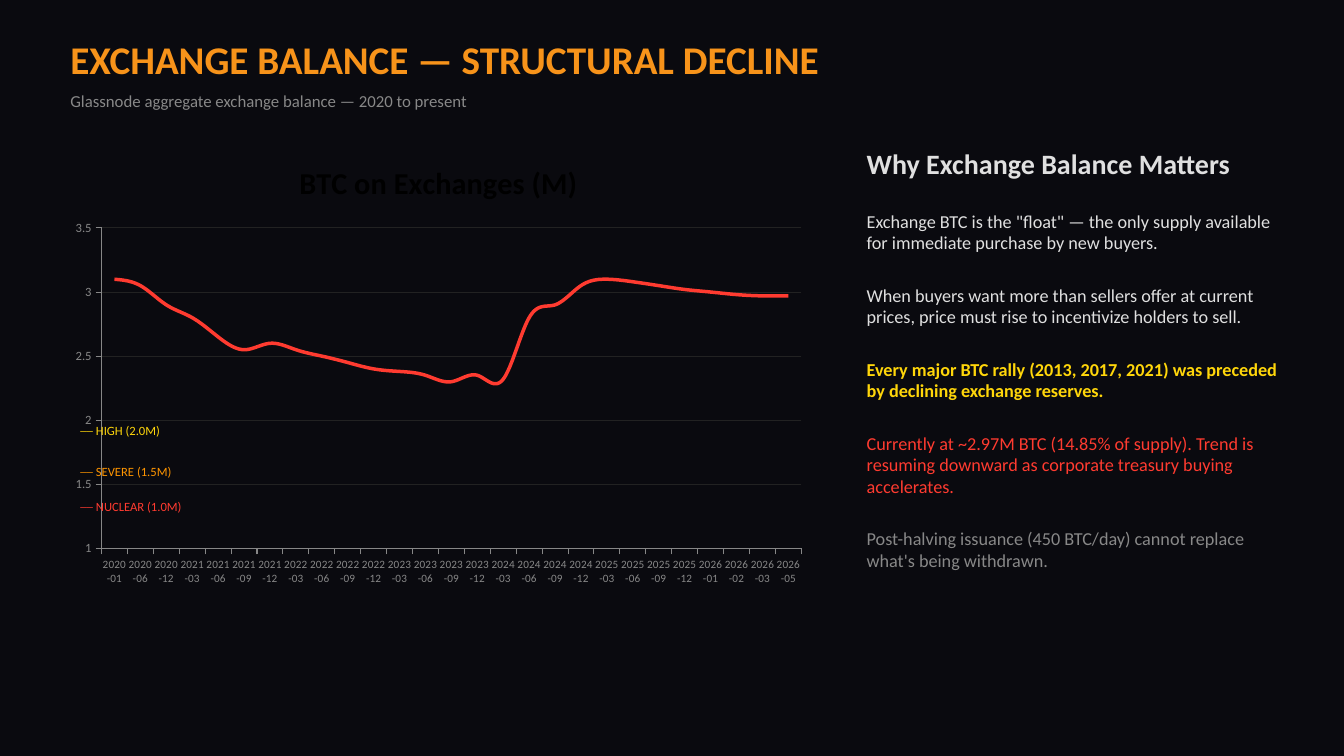
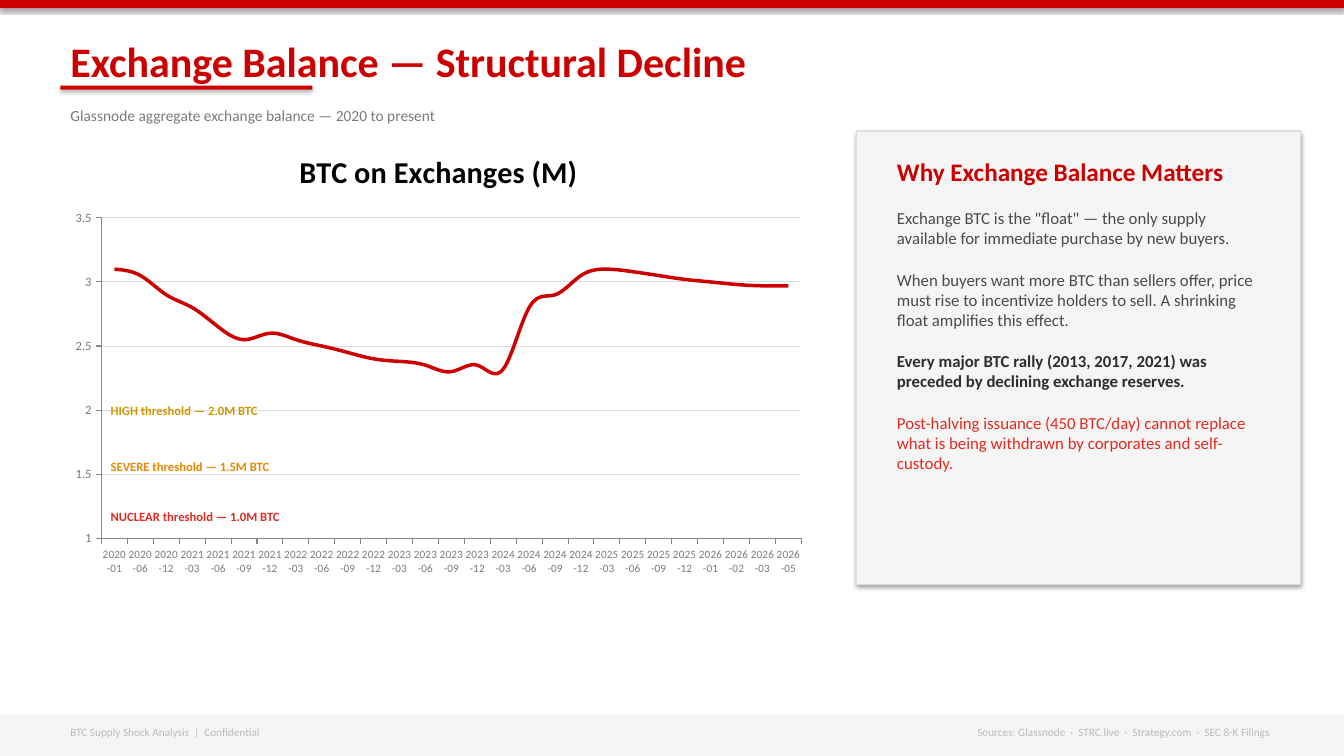
Before and after one commit to lorangb/btc-supply-dashboard, a slide deck: slide 6 of BTC_Supply_Shock_Dashboard.pptx (slide 5 before the commit). Drawn at 1344x756 pixels with LibreOffice and Linux fonts; fonts in the diff are those of the drawing. Boxes give left, top, right and bottom in pixels: in the first picture for what was removed or moved away, otherwise in the second. Text is boxed around its words. In the diff, an @@ line names an element or a change of style, - is before the commit and + after.

```diff
--- a/BTC_Supply_Shock_Dashboard.pptx
+++ b/BTC_Supply_Shock_Dashboard.pptx
@@ background #0A0A0F to #FFFFFF @@
@@ rectangle added at [0, 0, 1344, 8], fill #CC0000 @@
@@ text at [70, 47, 746, 87]: text changed; size 28 to 30 pt; text colour #F7931A to #CC0000 @@
-EXCHANGE BALANCE — STRUCTURAL DECLINE
+Exchange Balance — Structural Decline
@@ rectangle added at [60, 86, 313, 90], fill #CC0000 @@
@@ text "Glassnode aggregate exchange balance — ...": place and size @@
-text "Glassnode aggregate exchange balance — ..." at [70, 95, 467, 110]
+text "Glassnode aggregate exchange balance — ..." at [70, 110, 435, 124]
@@ text "Glassnode aggregate exchange balance — ..." at [70, 110, 435, 124]: size 12 to 11 pt, text colour #888888 to #7A7A7A @@
@@ line chart at [60, 131, 817, 585] @@
@@ colour of BTC on Exchanges (M) #FF3B30 to #CC0000 @@
@@ category axis changed @@
@@ value axis changed @@
@@ line chart: place and size @@
-line chart at [60, 141, 817, 595]
+line chart at [60, 131, 817, 585]
@@ rectangle added at [857, 131, 1301, 585], fill #F5F5F5, outline #DDDDDD 0.75 pt @@
@@ text "Why Exchange Balance Matters": place and size @@
-text "Why Exchange Balance Matters" at [867, 154, 1276, 570]
+text "Why Exchange Balance Matters" at [897, 212, 1253, 472]
@@ text at [897, 212, 1230, 390]: size 20 to 18 pt, text colour #E0E0E0 to #CC0000 in "Why Exchange Balance Matters"; size 13 to 12 pt in "Exchange BTC is the "float" — the ...", "Every major BTC rally (2013, 2017, 2021) ..."; text colour #E0E0E0 to #4A4A4A in "Exchange BTC is the "float" — the ..."; text colour #FFD60A to #2D2D2D in "Every major BTC rally (2013, 2017, 2021) ..."; less space between paragraphs @@
@@ text at [897, 274, 1253, 329]: text changed; size 13 to 12 pt; text colour #E0E0E0 to #4A4A4A @@
-When buyers want more than sellers offer at current prices, price must rise to incentivize holders to sell.
+When buyers want more BTC than sellers offer, price must rise to incentivize holders to sell. A shrinking float amplifies this effect.
@@ text at [111, 406, 257, 415]: text changed; text colour #FFD60A to #CC9900; bold on @@
-── HIGH (2.0M)
+HIGH threshold — 2.0M BTC
@@ text at [897, 417, 1245, 472]: text changed; size 13 to 12 pt; text colour #FF3B30 to #E02B20 @@
-Currently at ~2.97M BTC (14.85% of supply). Trend is resuming downward as corporate treasury buying accelerates.
-Post-halving issuance (450 BTC/day) cannot replace what's being withdrawn.
+Post-halving issuance (450 BTC/day) cannot replace what is being withdrawn by corporates and self-custody.
@@ text at [111, 462, 269, 471]: text changed; text colour #FF9500 to #E68A00; bold on @@
-── SEVERE (1.5M)
+SEVERE threshold — 1.5M BTC
@@ text at [111, 512, 279, 521]: text changed; text colour #FF3B30 to #E02B20; bold on @@
-── NUCLEAR (1.0M)
+NUCLEAR threshold — 1.0M BTC
@@ rectangle added at [0, 716, 1344, 756], fill #F5F5F5 @@
@@ text added at [70, 729, 259, 737], 8 pt, text #BBBBBB @@
+BTC Supply Shock Analysis | Confidential
@@ text added at [977, 728, 1269, 738], 8 pt, text #BBBBBB @@
+Sources: Glassnode · STRC.live · Strategy.com · SEC 8-K Filings
```
Also in this commit, not shown: 9 other slides changed, 1 slide added, 1 other file.
